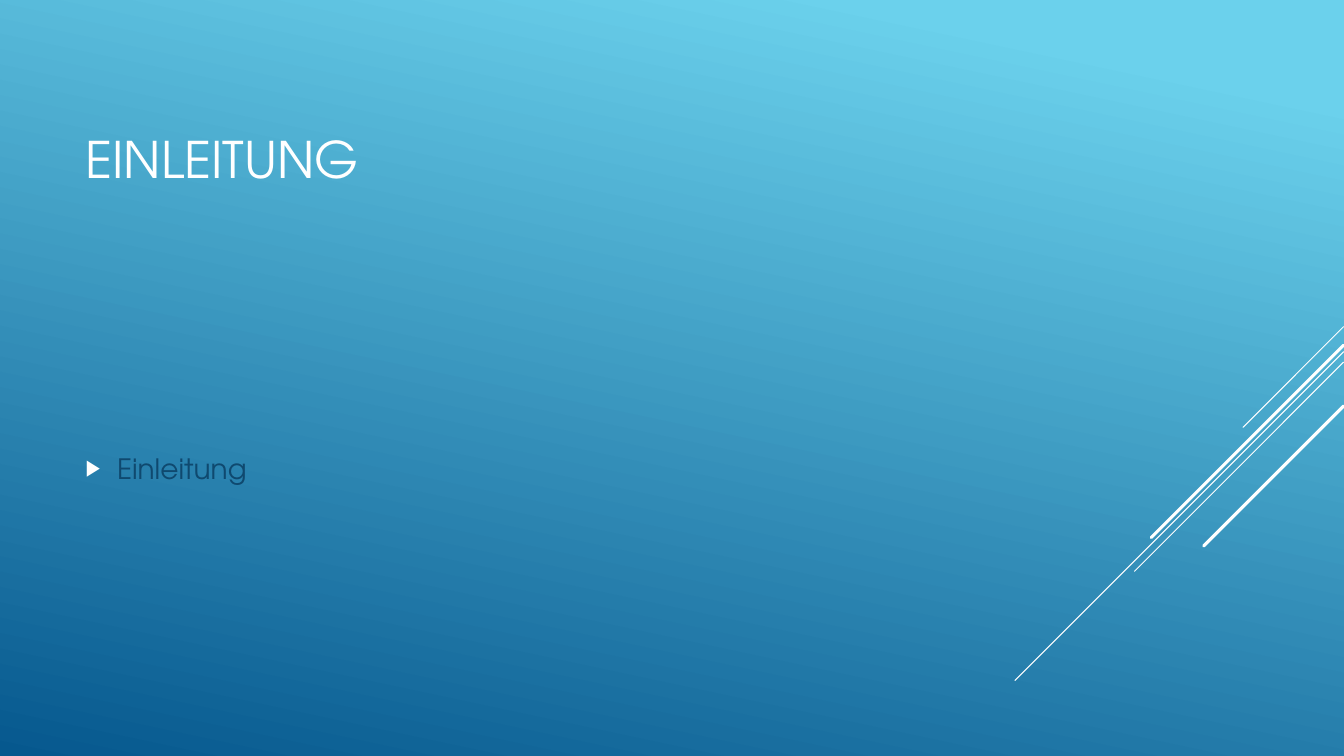
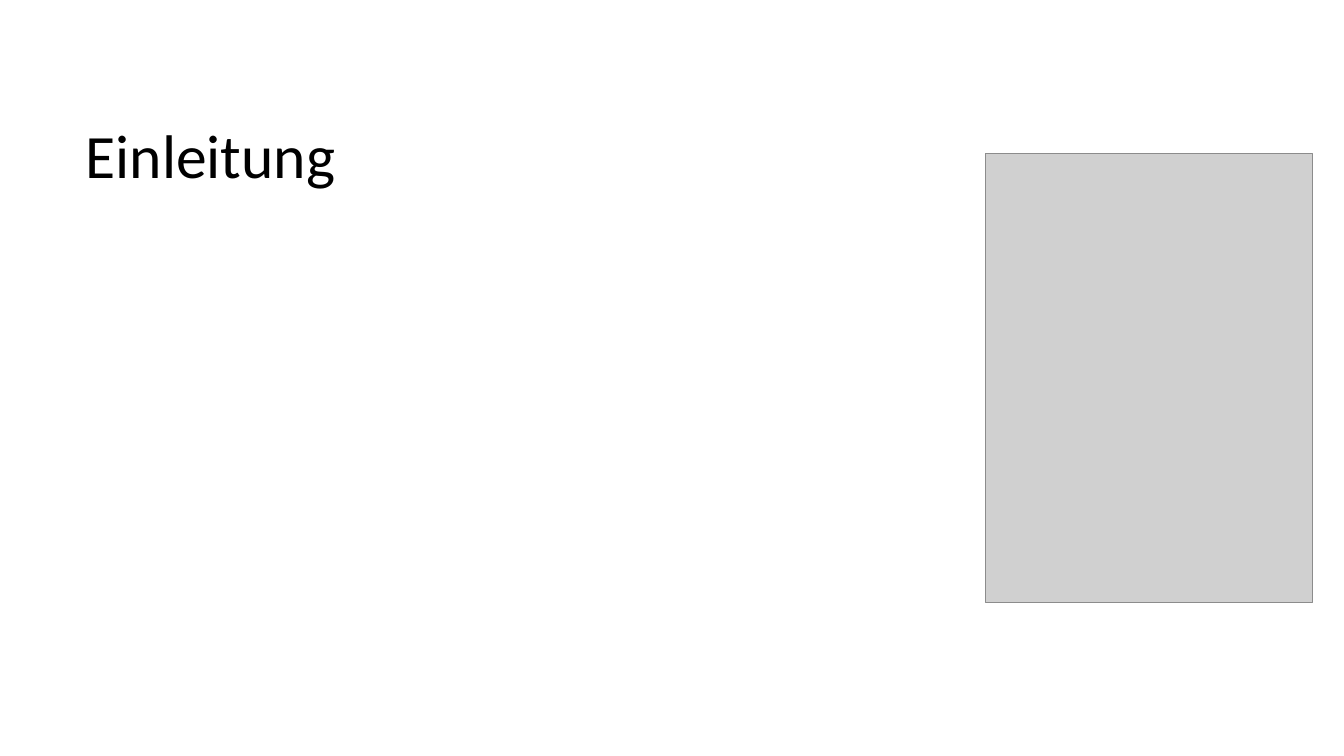
Before and after one commit to codinghardadmin/Quaternionen_DHBW, a slide deck: slide 3 of Quaternionen Präsentation.pptx. Drawn at 1344x756 pixels with LibreOffice and Linux fonts; fonts in the diff are those of the drawing; grey boxes stand for pictures. Boxes give left, top, right and bottom in pixels: in the first picture for what was removed or moved away, otherwise in the second. Text is boxed around its words. In the diff, an @@ line names an element or a change of style, - is before the commit and + after.

```diff
--- a/Quaternionen Präsentation.pptx
+++ b/Quaternionen Präsentation.pptx
@@ background gradient #6ED2EB to #06588E to #FFFFFF @@
@@ title at (86, 135, 336, 189): text changed; size 36 to 44 pt; font TeX Gyre Adventor to Calibri; text colour #FFFFFF to #000000 @@
-EINLEITUNG
+Einleitung
@@ picture added at (986, 153, 1314, 603) @@
@@ group removed at (1015, 327, 1344, 681): 5 lines @@
@@ text removed at (117, 458, 247, 485) @@
-▶ Einleitung
```
Also in this commit, not shown: 6 other slides changed, 8 slides added.
